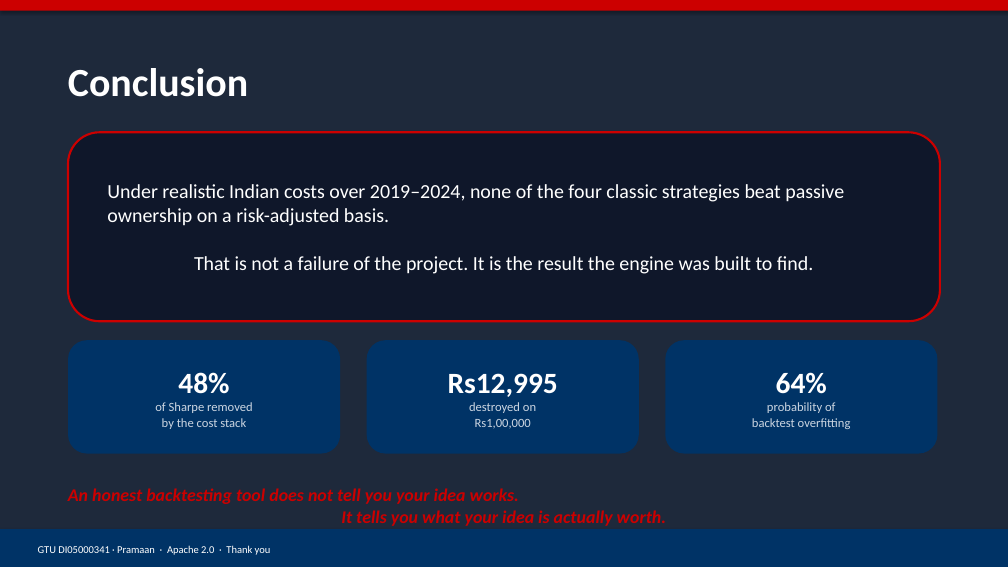
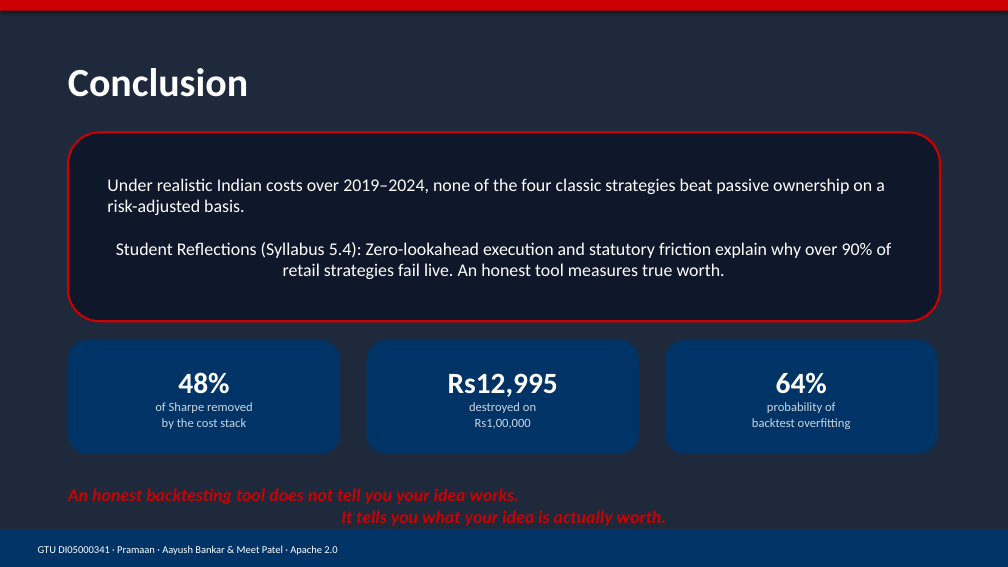
Before and after one commit to Aayushbankar/Quantlab, a slide deck: slide 10 of Pramaan_Presentation.pptx. Drawn at 1008x567 pixels with LibreOffice and Linux fonts; fonts in the diff are those of the drawing. Boxes give left, top, right and bottom in pixels: in the first picture for what was removed or moved away, otherwise in the second. Text is boxed around its words. In the diff, an @@ line names an element or a change of style, - is before the commit and + after.

Commit message:
feat(pramaan): complete master quant station with interactive command deck, curated theming, and FastAPI backend (PRM-VER-086 to PRM-VER-093)

```diff
--- a/Pramaan_Presentation.pptx
+++ b/Pramaan_Presentation.pptx
@@ text in rounded rectangle at (107, 178, 892, 279): text changed; size 19 to 17 pt @@
-Under realistic Indian costs over 2019–2024, none of the four classic strategies beat passive ownership on a risk-adjusted basis.
-That is not a failure of the project. It is the result the engine was built to find.
+Under realistic Indian costs over 2019–2024, none of the four classic strategies beat passive ownership on a risk-adjusted basis.
+Student Reflections (Syllabus 5.4): Zero-lookahead execution and statutory friction explain why over 90% of retail strategies fail live. An honest tool measures true worth.
@@ text at (38, 545, 337, 555): text changed @@
-GTU DI05000341 · Pramaan · Apache 2.0 · Thank you
+GTU DI05000341 · Pramaan · Aayush Bankar & Meet Patel · Apache 2.0
```
Also in this commit, not shown: 57 other files.
